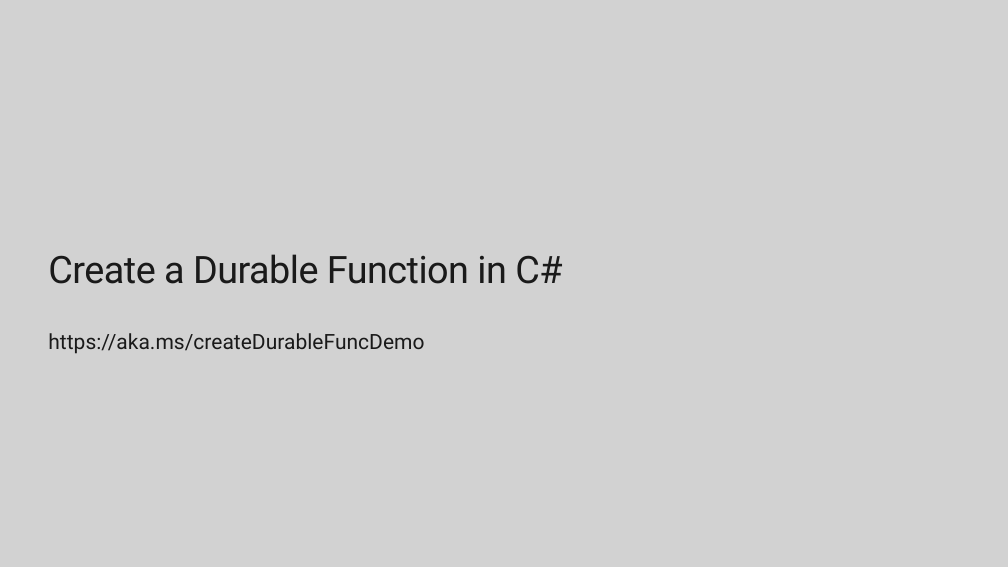
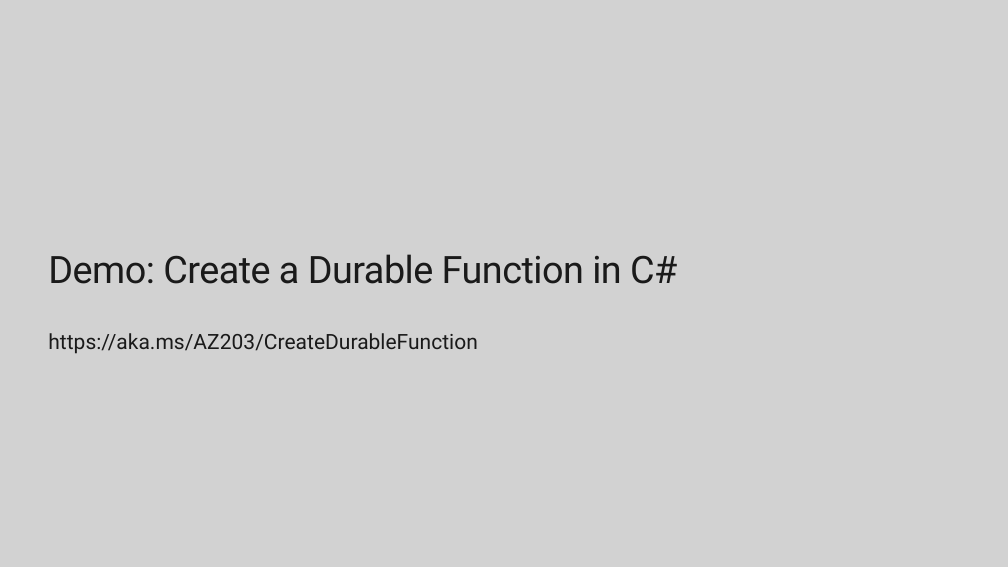
Before and after one commit to ClarkDRC/AZ203Walkthroughs, a slide deck: slide 21 of Guided Walkthrough.pptx (slide 14 before the commit). Drawn at 1008x567 pixels with LibreOffice and Linux fonts; fonts in the diff are those of the drawing; background and template pictures are left out. Boxes give left, top, right and bottom in pixels: in the first picture for what was removed or moved away, otherwise in the second. Text is boxed around its words. In the diff, an @@ line names an element or a change of style, - is before the commit and + after.

```diff
--- a/Guided Walkthrough.pptx
+++ b/Guided Walkthrough.pptx
@@ title at (48,254,677,284): text changed @@
-Create a Durable Function in C#
+Demo: Create a Durable Function in C#
@@ text at (48,333,478,354): text changed @@
-https://aka.ms/createDurableFuncDemo
+https://aka.ms/AZ203/CreateDurableFunction
```
Also in this commit, not shown: 6 other slides changed, 7 slides added.
